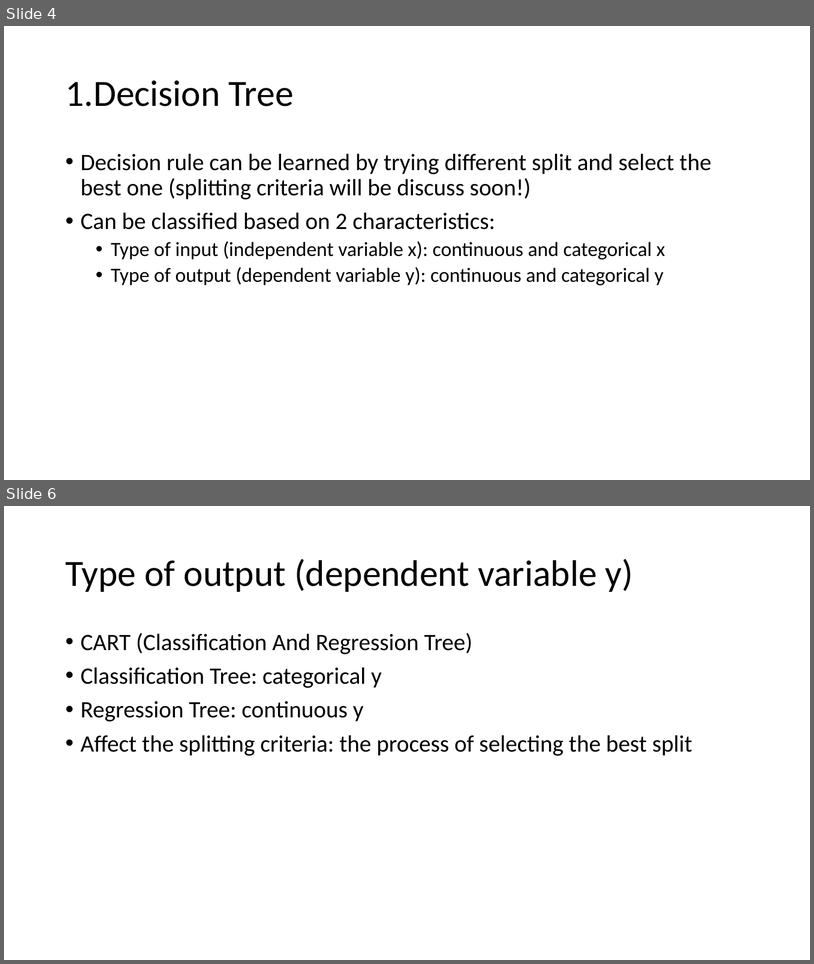
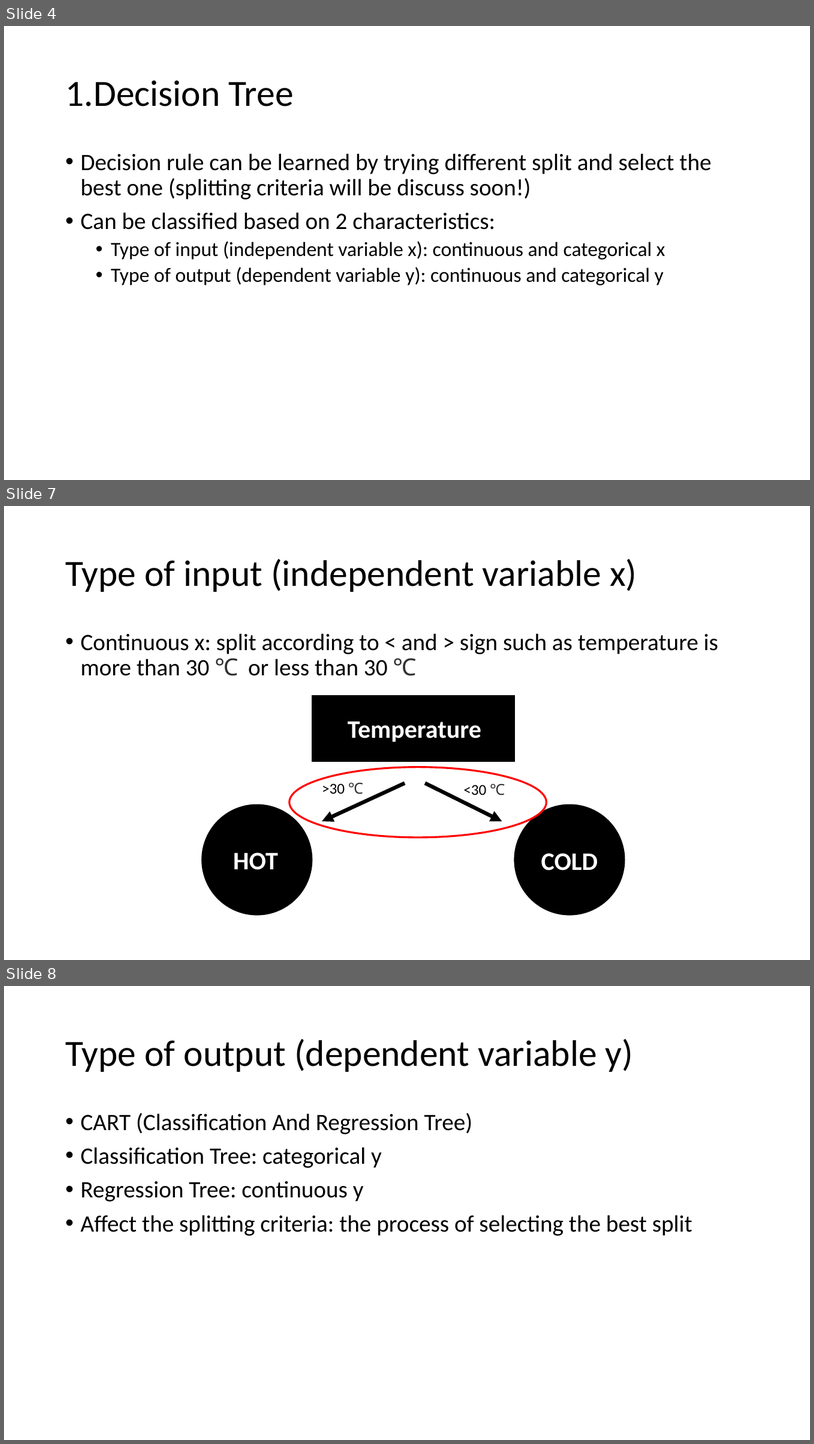
Before and after one commit to gucino/Machine-Learning, a slide deck: Decision_tree_and_Random_forest.pptx. Shown one above the other, each under a label of ours: slides 4 and 6 before the commit, slides 4, 7 and 8 after it; the slides between them are not shown. The pictures are 814x964 and 814x1444 pixels, drawn with LibreOffice and Linux fonts; fonts in the diff are those of the drawing. Boxes give left, top, right and bottom in pixels: in the first picture for what was removed or moved away, otherwise in the second. Text is boxed around its words. In the diff, an @@ line names an element or a change of style, - is before the commit and + after.

```diff
--- a/Decision_tree_and_Random_forest.pptx
+++ b/Decision_tree_and_Random_forest.pptx
@@ slide 7 added at bbox=[4, 506, 810, 960], background #000000 @@
@@ title added at bbox=[65, 559, 637, 592], 44 pt, text #FFFFFF @@
+Type of input (independent variable x)
@@ text added at bbox=[81, 633, 719, 676], 28 pt, text #FFFFFF @@
+• Continuous x: split according to < and > sign such as temperature is more than 30 ℃ or less than 30 ℃
@@ ellipse added at bbox=[290, 767, 546, 837], outline #FF0000 2.25 pt @@
@@ group added at bbox=[202, 696, 624, 915]: 5 texts, 2 ellipses, 2 arrows, 1 rectangle @@
+Temperature
+COLD
+HOT
+>30 ℃
+<30 ℃
@@ what was slide 6 is now slide 8 @@
```
Also in this commit, not shown: 1 slide changed, 1 other slide added.
